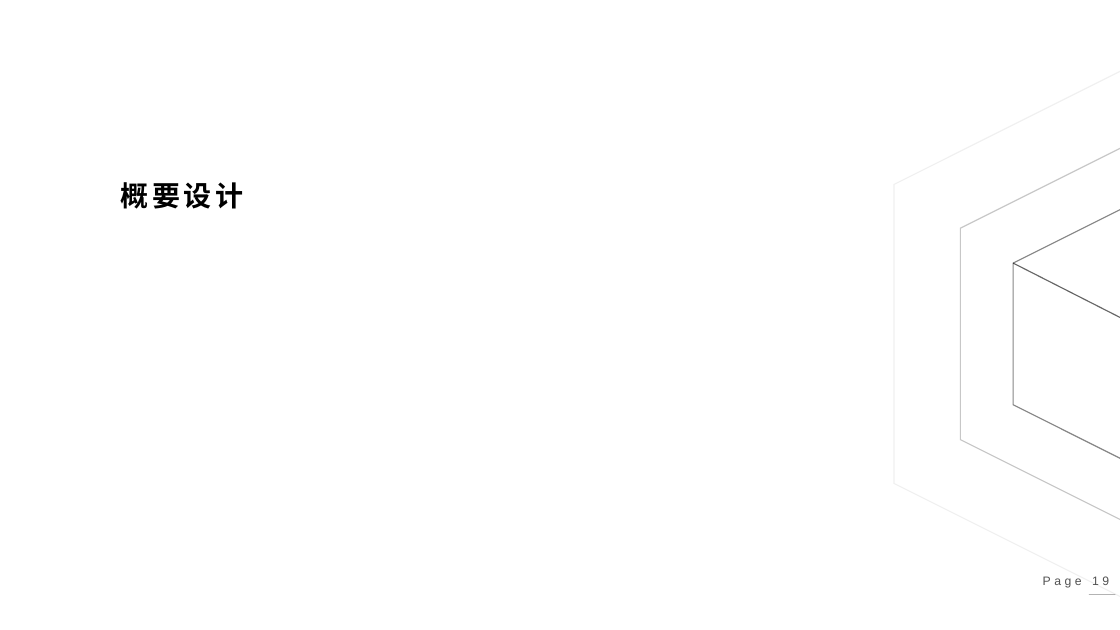
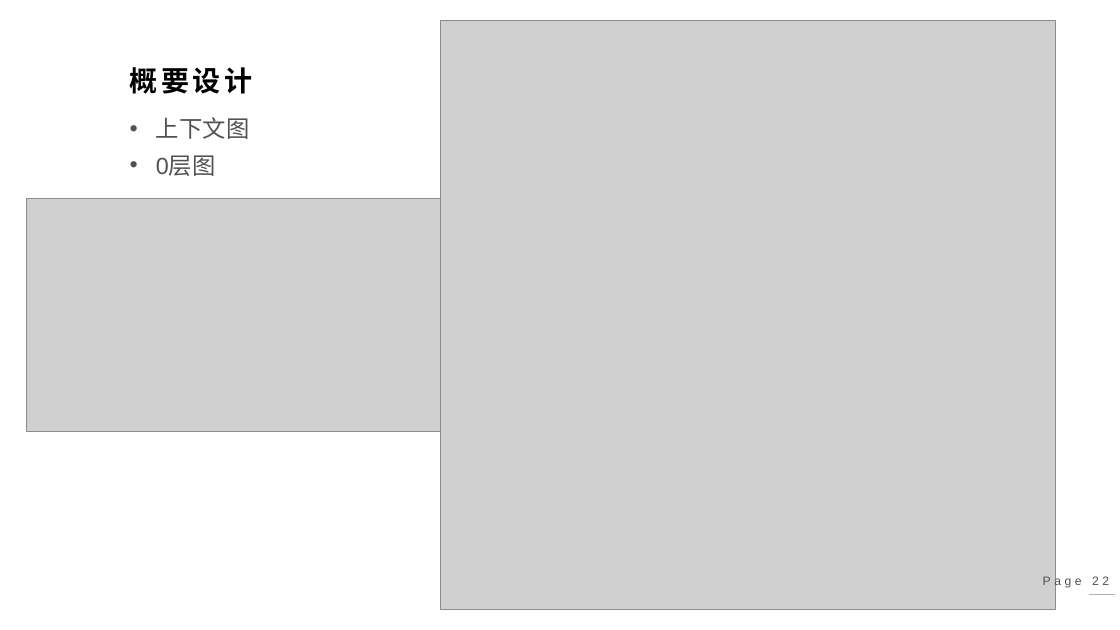
Before and after one commit to Cheeennnnnnnn/Unnamed, a slide deck: slide 22 of 第一次提交物-未命名小组/第1次汇报-未命名小组.pptx (slide 19 before the commit). Drawn at 1120x630 pixels with LibreOffice and Linux fonts; fonts in the diff are those of the drawing; grey boxes stand for pictures. Boxes give left, top, right and bottom in pixels: in the first picture for what was removed or moved away, otherwise in the second. Text is boxed around its words. In the diff, an @@ line names an element or a change of style, - is before the commit and + after.

Commit message:
9月9日最后一次提交-张海汀
倒数第二版ppt，修正了一些问题，缺失后端计划和更丰富的概要设计内容

```diff
--- a/第一次提交物-未命名小组/第1次汇报-未命名小组.pptx
+++ b/第一次提交物-未命名小组/第1次汇报-未命名小组.pptx
@@ picture added at bbox=[440, 20, 1055, 610] @@
@@ text "概要设计": place and size @@
-text "概要设计" at bbox=[121, 182, 243, 209]
+text "概要设计" at bbox=[130, 67, 252, 94]
@@ hexagon removed at bbox=[894, 71, 1120, 597] @@
@@ text added at bbox=[156, 117, 249, 176], 20 pt, text #525252 @@
+• 上下文图
+• 0层图
@@ hexagon removed at bbox=[961, 148, 1120, 520] @@
@@ picture added at bbox=[26, 198, 454, 432] @@
@@ hexagon removed at bbox=[1014, 210, 1120, 459] @@
@@ line removed from (1013, 263) to (1120, 318) @@
@@ page number at bbox=[1043, 576, 1109, 589]: text changed @@
-Page 19
+Page 22
```
Also in this commit, not shown: 10 other slides changed, 4 slides added, 8 other files.
